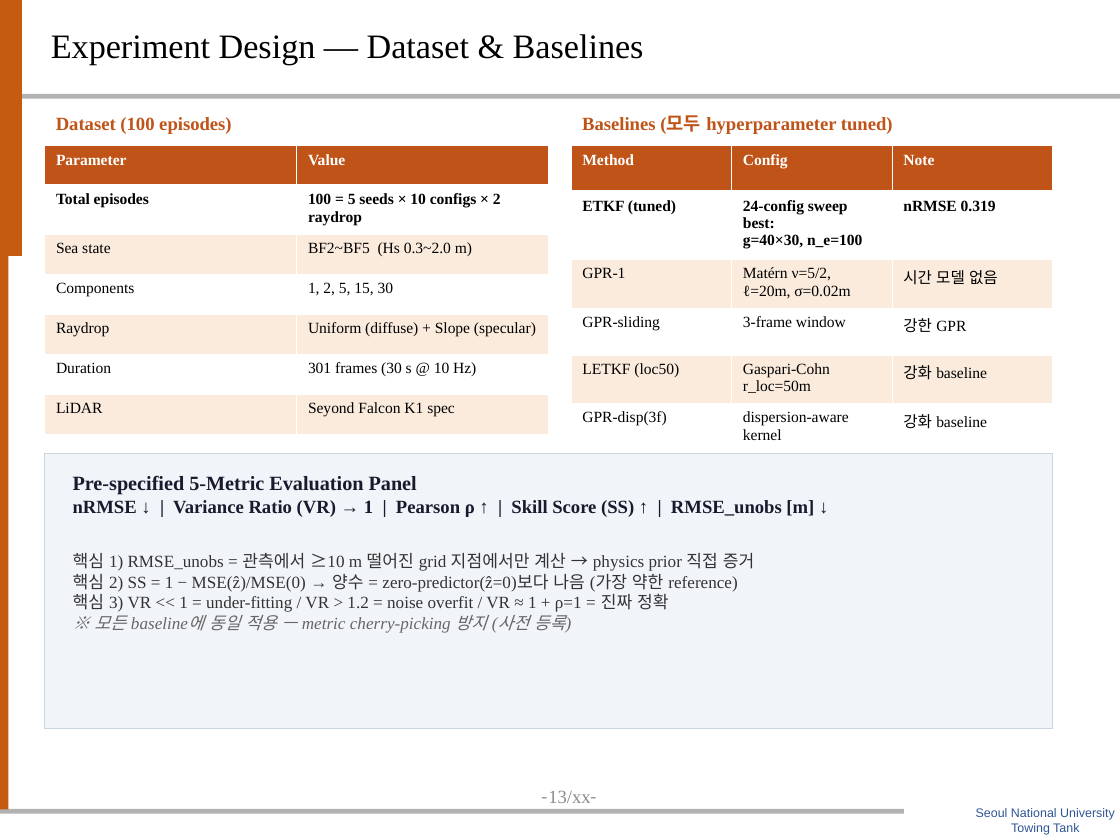
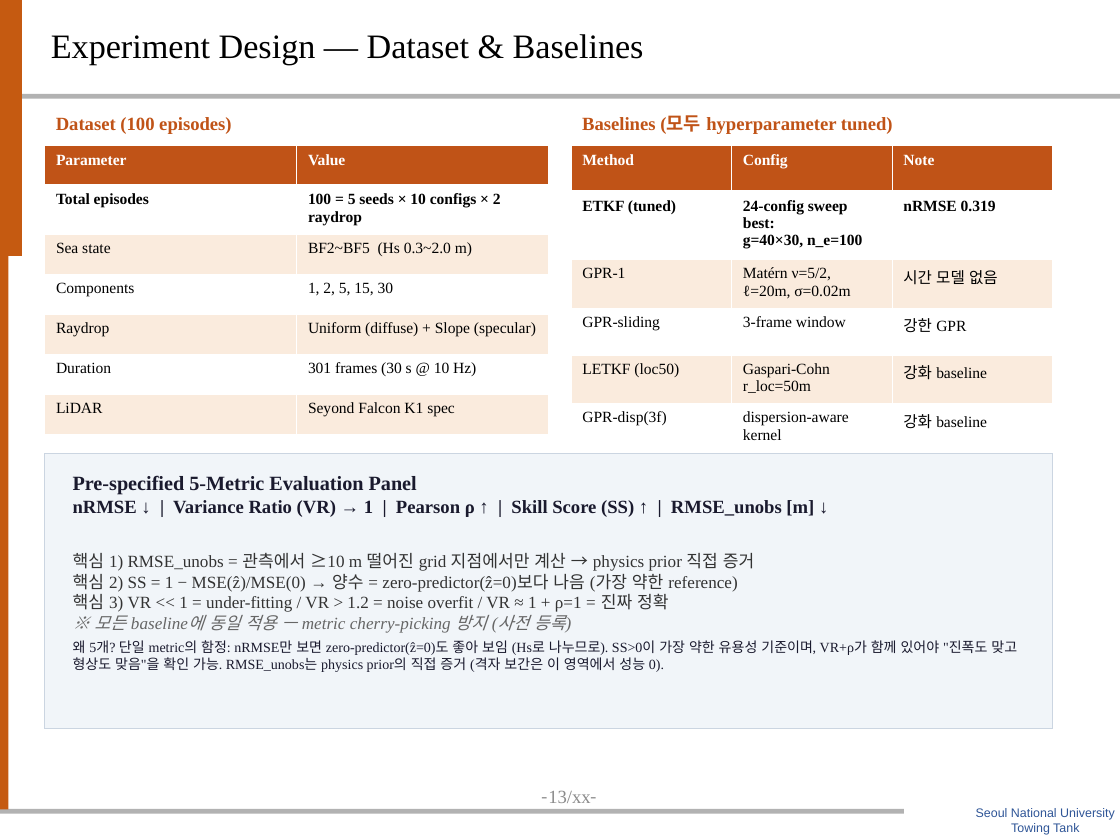
Before and after one commit to SAEYONGPARK94/wavesplat, a slide deck: slide 14 of wavesplat/docs/labmeeting_wavesplat.pptx. Drawn at 1120x840 pixels with LibreOffice and Linux fonts; fonts in the diff are those of the drawing; background and template pictures are left out. Boxes give left, top, right and bottom in pixels: in the first picture for what was removed or moved away, otherwise in the second. Text is boxed around its words. In the diff, an @@ line names an element or a change of style, - is before the commit and + after.

```diff
--- a/wavesplat/docs/labmeeting_wavesplat.pptx
+++ b/wavesplat/docs/labmeeting_wavesplat.pptx
@@ text at <box>73,640,1017,672</box>: paragraph added @@
+왜 5개? 단일 metric의 함정: nRMSE만 보면 zero-predictor(ẑ=0)도 좋아 보임 (Hs로 나누므로). SS>0이 가장 약한 유용성 기준이며, VR+ρ가 함께 있어야 "진폭도 맞고 형상도 맞음"을 확인 가능. RMSE_unobs는 physics prior의 직접 증거 (격자 보간은 이 영역에서 성능 0).
```
Also in this commit, not shown: 7 other slides changed, 1 slide added, 1 slide removed.
